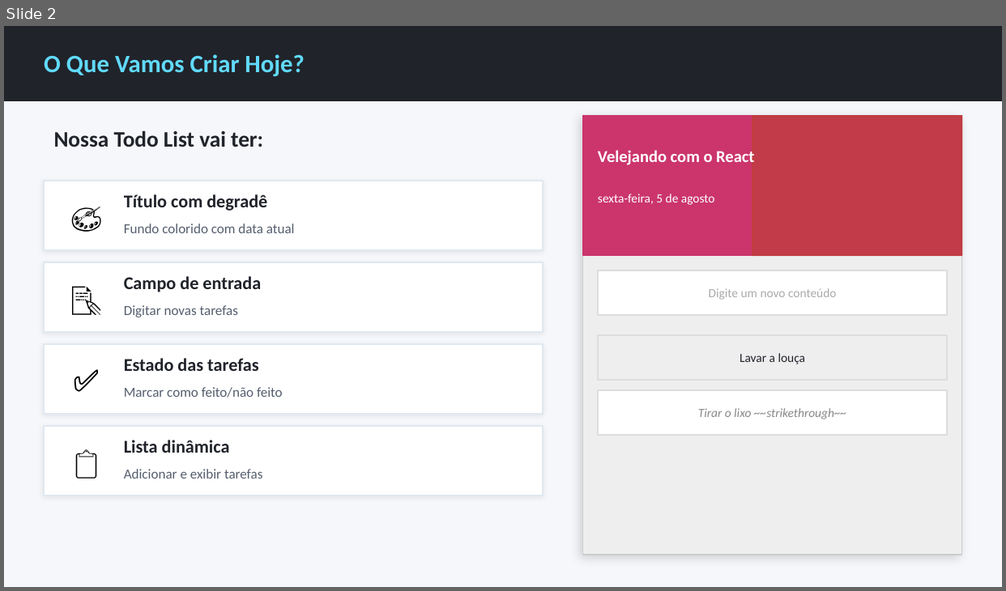
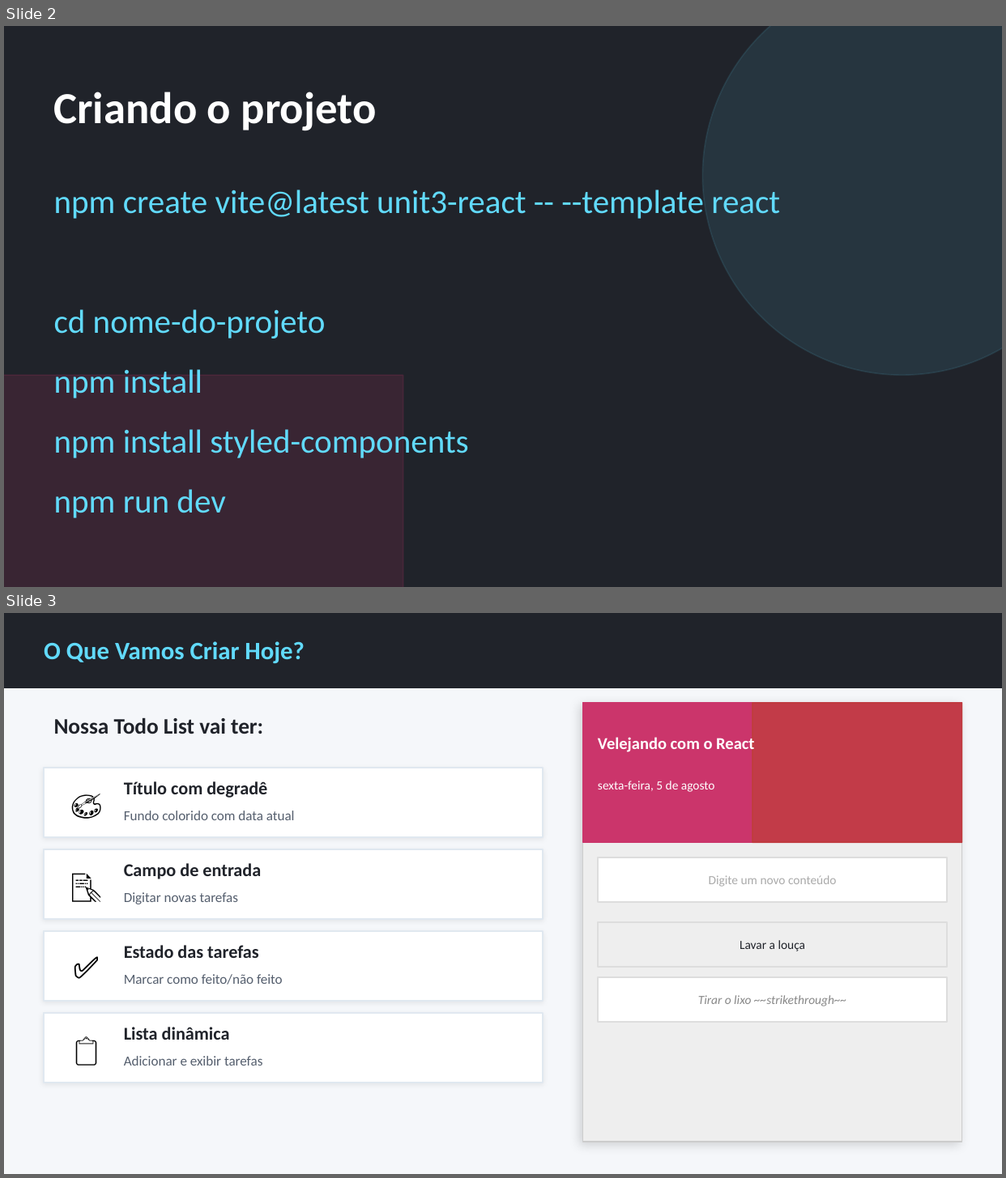
Before and after one commit to AlunosSuper/aula3React, a slide deck: react-aula3.pptx. Shown one above the other, each under a label of ours: slide 2 before the commit, slides 2 and 3 after it. The pictures are 1006x591 and 1006x1178 pixels, drawn with LibreOffice and Linux fonts; fonts in the diff are those of the drawing. Boxes give left, top, right and bottom in pixels: in the first picture for what was removed or moved away, otherwise in the second. Text is boxed around its words. In the diff, an @@ line names an element or a change of style, - is before the commit and + after.

```diff
--- a/react-aula3.pptx
+++ b/react-aula3.pptx
@@ slide 2 added at [4,26,1002,587], background #20232A @@
@@ rectangle added at [4,26,1002,587], fill #20232A, outline #20232A 1 pt @@
@@ ellipse added at [702,26,1002,375], fill #61DAFB at 10% opacity, outline #61DAFB 1 pt @@
@@ text added at [428,66,577,216], 38 pt, text #20232A @@
+⚛
@@ text added at [54,92,377,131], 32 pt, text #FFFFFF, bold @@
+Criando o projeto
@@ text added at [54,190,780,518], 24 pt, text #61DAFB @@
+npm create vite@latest unit3-react -- --template react
+cd nome-do-projeto
+npm install
+npm install styled-components
+npm run dev
@@ rectangle added at [4,375,403,587], fill #CB356B at 15% opacity, outline #CB356B 1 pt @@
@@ what was slide 2 is now slide 3 @@
```
Also in this commit, not shown: 12 slides changed, 8 other files.
